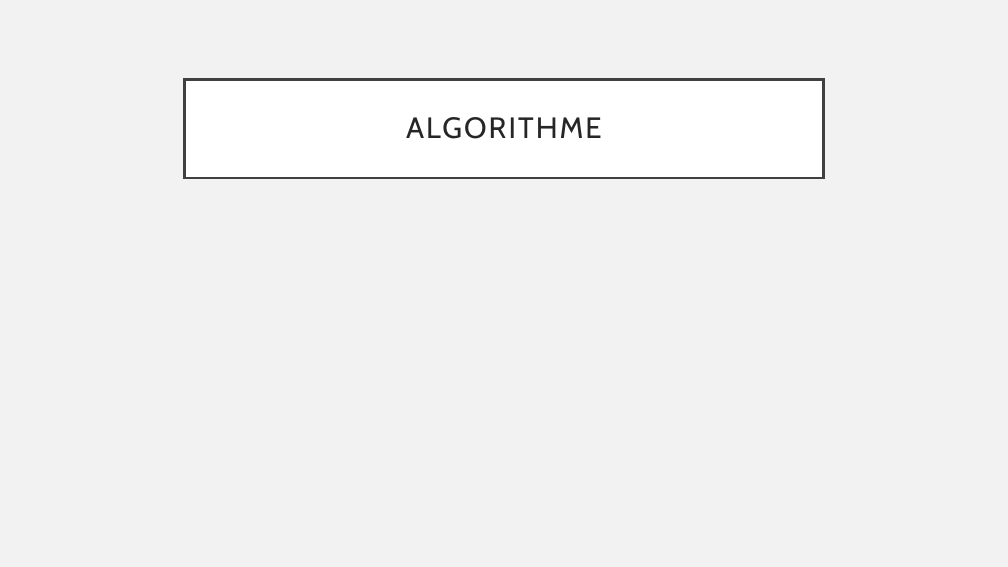
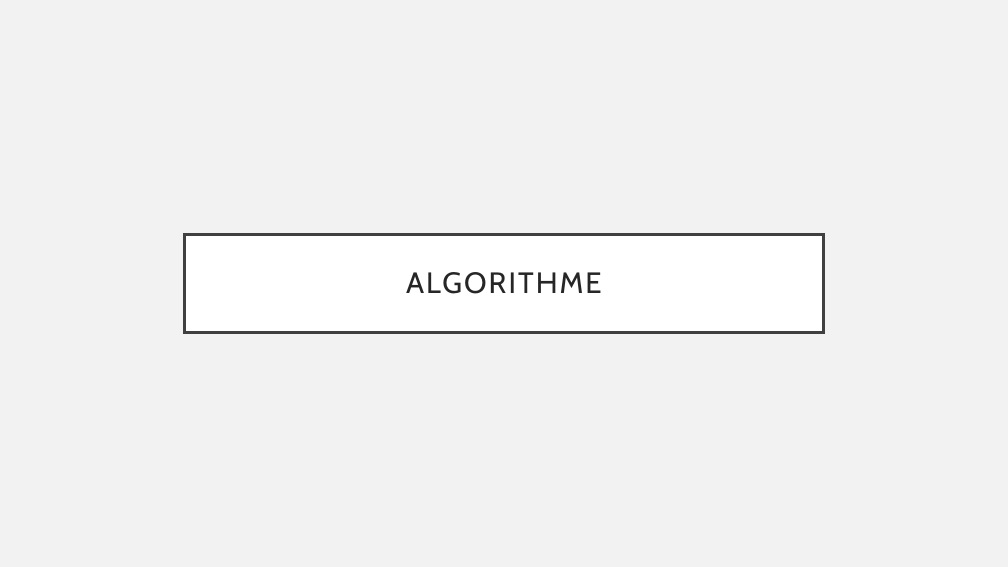
Before and after one commit to ekiriano/HLIN405-Final, a slide deck: slide 16 of Recherche d’un trajet sur une carte.pptx. Drawn at 1008x567 pixels with LibreOffice and Linux fonts; fonts in the diff are those of the drawing. Boxes give left, top, right and bottom in pixels: in the first picture for what was removed or moved away, otherwise in the second. Text is boxed around its words. In the diff, an @@ line names an element or a change of style, - is before the commit and + after.

```diff
--- a/Recherche d’un trajet sur une carte.pptx
+++ b/Recherche d’un trajet sur une carte.pptx
@@ title "ALGORITHME": place and size @@
-title "ALGORITHME" at (185,79,823,178)
+title "ALGORITHME" at (185,234,823,333)
```
Also in this commit, not shown: 10 other slides changed, 7 other files.
